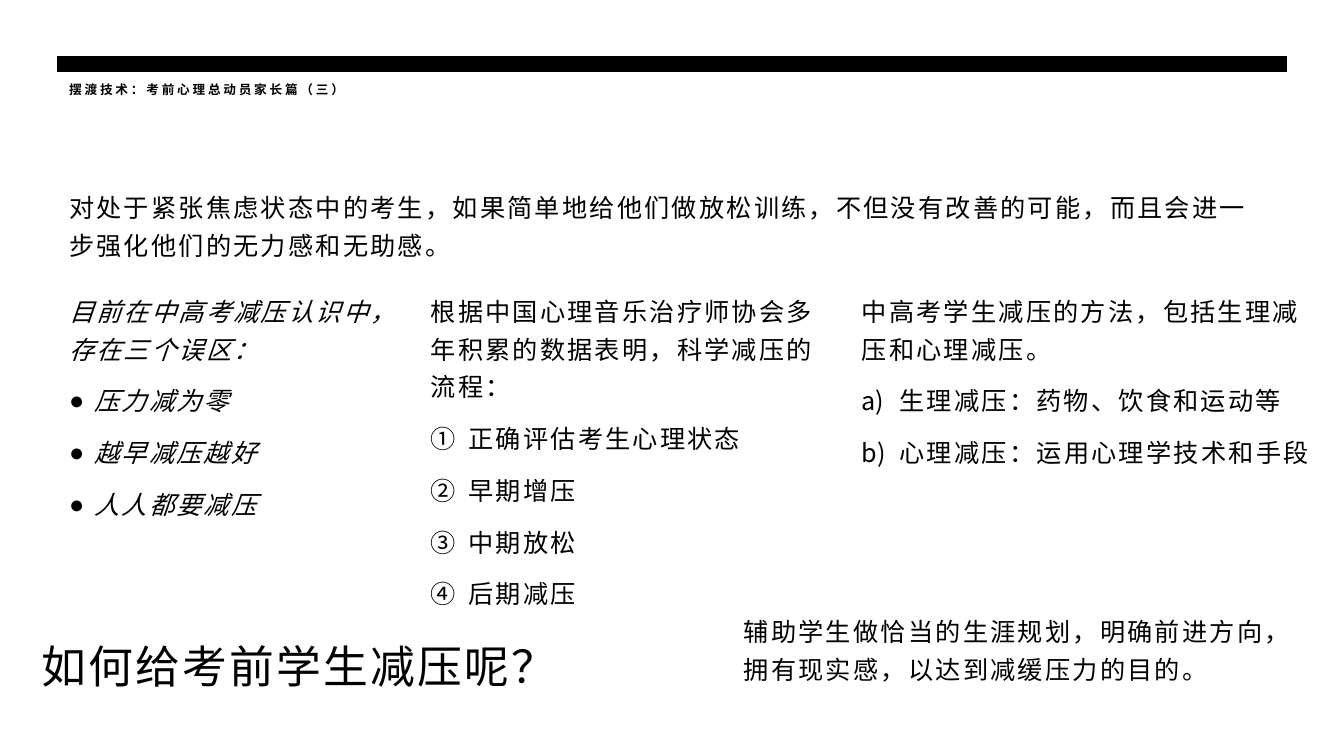
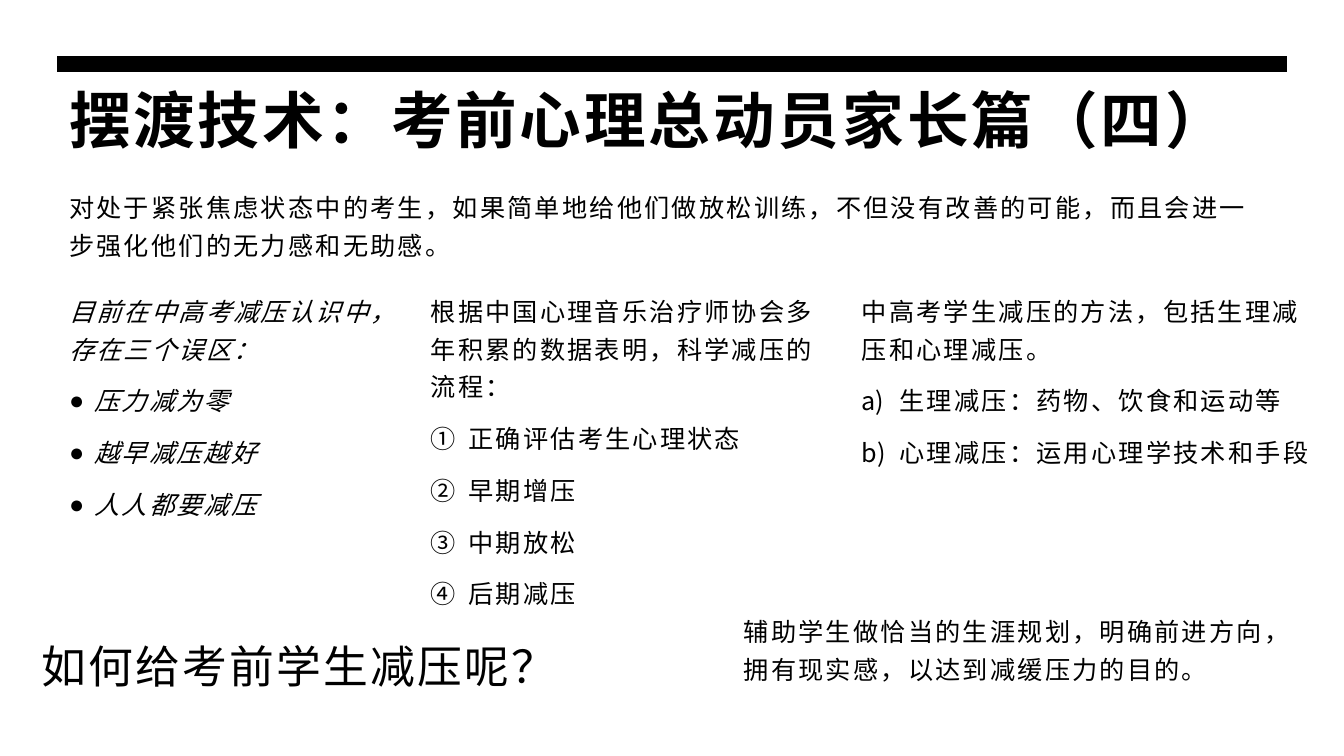
Before and after one commit to panxibei/writing, a slide deck: slide 5 of 44_心理学/30_浥尘伙伴社团原创：中高考音乐减压心理训练/PPT制作素材/浥尘伙伴社团原创：中高考音乐减压心理训练.pptx. Drawn at 1344x756 pixels with LibreOffice and Linux fonts; fonts in the diff are those of the drawing. Boxes give left, top, right and bottom in pixels: in the first picture for what was removed or moved away, otherwise in the second. Text is boxed around its words. In the diff, an @@ line names an element or a change of style, - is before the commit and + after.

```diff
--- a/44_心理学/30_浥尘伙伴社团原创：中高考音乐减压心理训练/PPT制作素材/浥尘伙伴社团原创：中高考音乐减压心理训练.pptx
+++ b/44_心理学/30_浥尘伙伴社团原创：中高考音乐减压心理训练/PPT制作素材/浥尘伙伴社团原创：中高考音乐减压心理训练.pptx
@@ title at bbox=[69, 90, 1226, 149]: text changed; size 9 to 44 pt @@
-摆渡技术：考前心理总动员家长篇（三）
+摆渡技术：考前心理总动员家长篇（四）
```
Also in this commit, not shown: 32 other slides changed.
